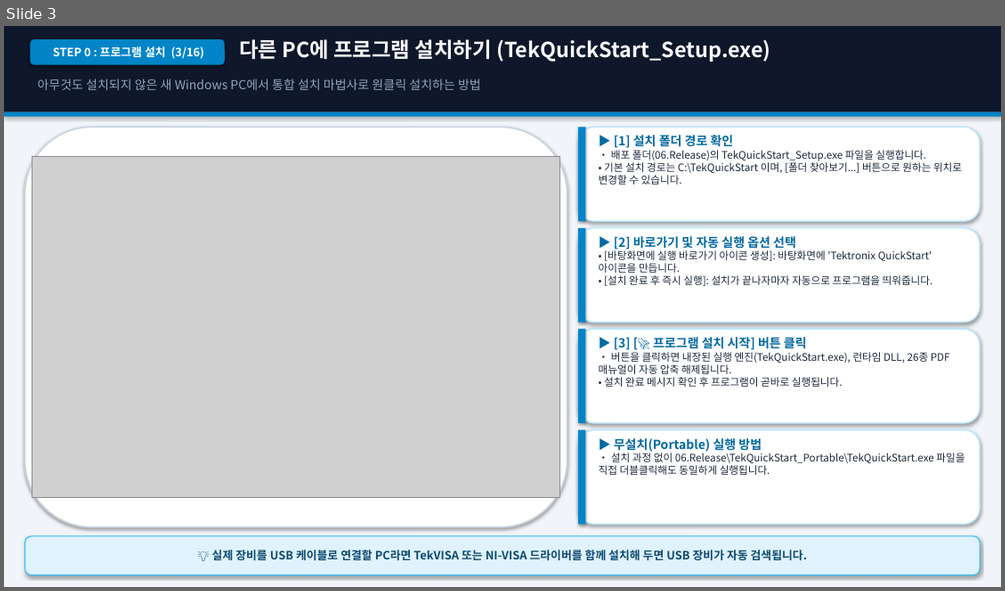
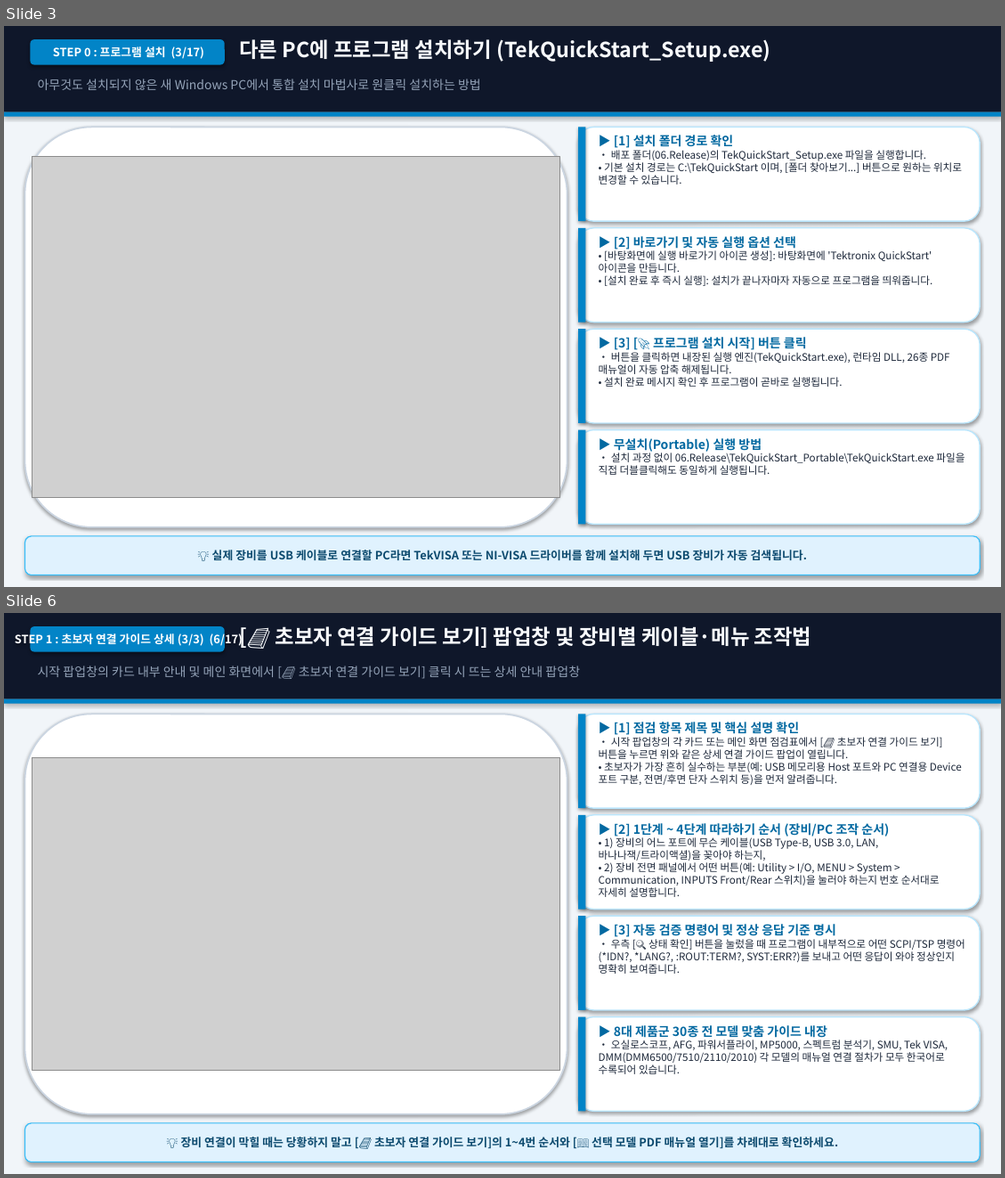
Before and after one commit to jwlee3528/SAITEK_Quick-Start, a slide deck: 01.docs/06.development_guides/TekQuickStart_Beginner_User_Guide.pptx. Shown one above the other, each under a label of ours: slide 3 before the commit, slides 3 and 6 after it; the slides between them are not shown. The pictures are 1005x591 and 1005x1178 pixels, drawn with LibreOffice and Linux fonts; fonts in the diff are those of the drawing; grey boxes stand for pictures. Boxes give left, top, right and bottom in pixels: in the first picture for what was removed or moved away, otherwise in the second. Text is boxed around its words. In the diff, an @@ line names an element or a change of style, - is before the commit and + after.

```diff
--- a/01.docs/06.development_guides/TekQuickStart_Beginner_User_Guide.pptx
+++ b/01.docs/06.development_guides/TekQuickStart_Beginner_User_Guide.pptx
@@ slide 6 added at <box>4,613,1001,1174</box>, background #FFFFFF @@
@@ rectangle added at <box>4,613,1001,1174</box>, fill #F1F5F9 @@
@@ rectangle added at <box>4,613,1001,699</box>, fill #0F172A @@
@@ rounded rectangle added at <box>30,626,225,652</box>, fill #0284C7, 11 pt, text #FFFFFF, bold @@
+STEP 1 : 초보자 연결 가이드 상세 (3/3) (6/17)
@@ text added at <box>275,626,811,648</box>, 20 pt, text #F8FAFC, bold @@
+[📘 초보자 연결 가이드 보기] 팝업창 및 장비별 케이블·메뉴 조작법
@@ text added at <box>38,666,580,679</box>, 12 pt, text #94A3B8 @@
+시작 팝업창의 카드 내부 안내 및 메인 화면에서 [📘 초보자 연결 가이드 보기] 클릭 시 뜨는 상세 안내 팝업창
@@ rectangle added at <box>4,699,1001,704</box>, fill #0284C7 @@
@@ rounded rectangle added at <box>25,714,567,1114</box>, fill #FFFFFF, outline #CBD5E1 1.5 pt @@
@@ rounded rectangle added at <box>578,714,979,808</box>, fill #FFFFFF, outline #BAE6FD 1.2 pt @@
@@ rectangle added at <box>578,714,586,808</box>, fill #0284C7 @@
@@ text added at <box>599,722,962,785</box>, 10 pt, text #1E293B @@
+▶ [1] 점검 항목 제목 및 핵심 설명 확인
+• 시작 팝업창의 각 카드 또는 메인 화면 점검표에서 [📘 초보자 연결 가이드 보기] 버튼을 누르면 위와 같은 상세 연결 가이드 팝업이 열립니다.
+• 초보자가 가장 흔히 실수하는 부분(예: USB 메모리용 Host 포트와 PC 연결용 Device 포트 구분, 전면/후면 단자 스위치 등)을 먼저 알려줍니다.
@@ picture added at <box>32,758,559,1070</box> @@
@@ rounded rectangle added at <box>578,815,979,909</box>, fill #FFFFFF, outline #BAE6FD 1.2 pt @@
@@ rectangle added at <box>578,815,586,909</box>, fill #0284C7 @@
@@ text added at <box>599,823,939,897</box>, 10 pt, text #1E293B @@
+▶ [2] 1단계 ~ 4단계 따라하기 순서 (장비/PC 조작 순서)
+• 1) 장비의 어느 포트에 무슨 케이블(USB Type-B, USB 3.0, LAN, 바나나잭/트라이액셜)을 꽂아야 하는지,
+• 2) 장비 전면 패널에서 어떤 버튼(예: Utility > I/O, MENU > System > Communication, INPUTS Front/Rear 스위치)을 눌러야 하는지 번호 순서대로 자세히 설명합니다.
@@ rounded rectangle added at <box>578,916,979,1010</box>, fill #FFFFFF, outline #BAE6FD 1.2 pt @@
@@ rectangle added at <box>578,916,586,1010</box>, fill #0284C7 @@
@@ text added at <box>599,924,965,973</box>, 10 pt, text #1E293B @@
+▶ [3] 자동 검증 명령어 및 정상 응답 기준 명시
+• 우측 [🔍 상태 확인] 버튼을 눌렀을 때 프로그램이 내부적으로 어떤 SCPI/TSP 명령어(*IDN?, *LANG?, :ROUT:TERM?, SYST:ERR?)를 보내고 어떤 응답이 와야 정상인지 명확히 보여줍니다.
@@ rounded rectangle added at <box>578,1017,979,1111</box>, fill #FFFFFF, outline #BAE6FD 1.2 pt @@
@@ rectangle added at <box>578,1017,586,1111</box>, fill #0284C7 @@
@@ text added at <box>599,1025,947,1074</box>, 10 pt, text #1E293B @@
+▶ 8대 제품군 30종 전 모델 맞춤 가이드 내장
+• 오실로스코프, AFG, 파워서플라이, MP5000, 스펙트럼 분석기, SMU, Tek VISA, DMM(DMM6500/7510/2110/2010) 각 모델의 매뉴얼 연결 절차가 모두 한국어로 수록되어 있습니다.
@@ rounded rectangle added at <box>25,1123,979,1162</box>, fill #E0F2FE, outline #38BDF8 1 pt, 11 pt, text #0C4A6E, bold @@
+💡 장비 연결이 막힐 때는 당황하지 말고 [📘 초보자 연결 가이드 보기]의 1~4번 순서와 [📖 선택 모델 PDF 매뉴얼 열기]를 차례대로 확인하세요.
@@ slide 3 changed as well @@
@@ text in rounded rectangle at <box>53,46,204,59</box>: text changed @@
-STEP 0 : 프로그램 설치 (3/16)
+STEP 0 : 프로그램 설치 (3/17)
```
Also in this commit, not shown: 15 other slides changed, 17 other files.
